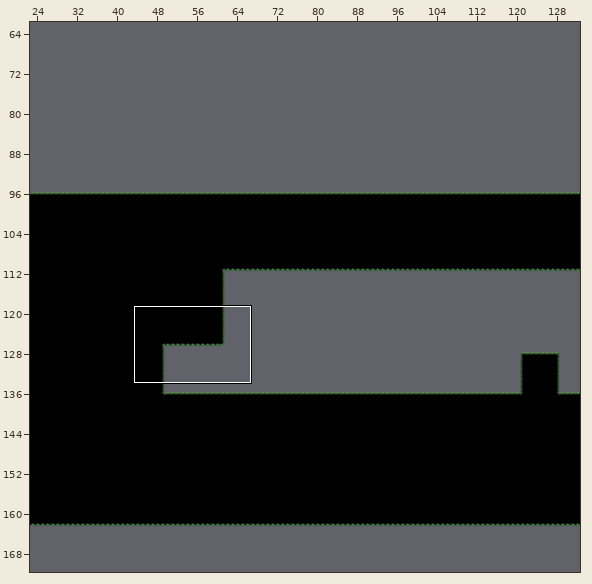
Two versions of a level (Tiled map, Assets/Levels/1-Musgo/Musgo.tmx). The first picture is a wide view before the edit; the outline marks the close-up.
Close-up. First the earlier version:
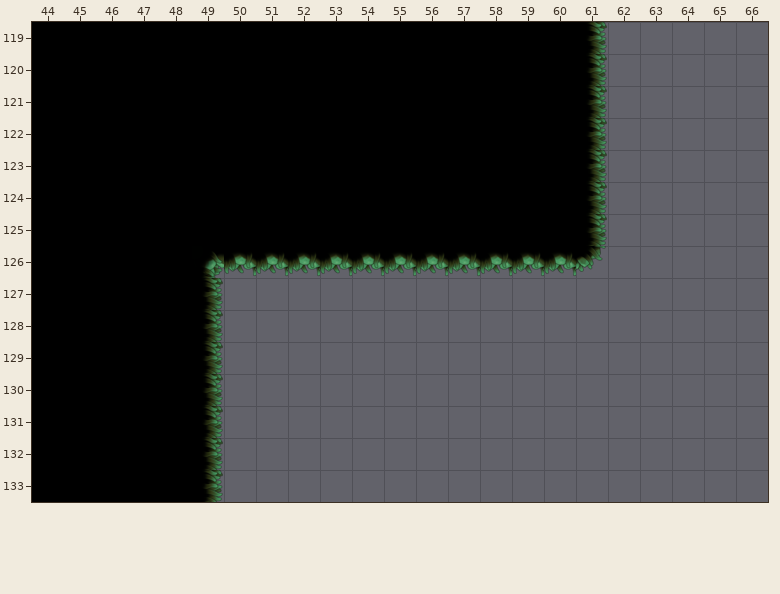
Cells are 32x32 px. Shown: x 44..66, y 119..133.
Once edited:
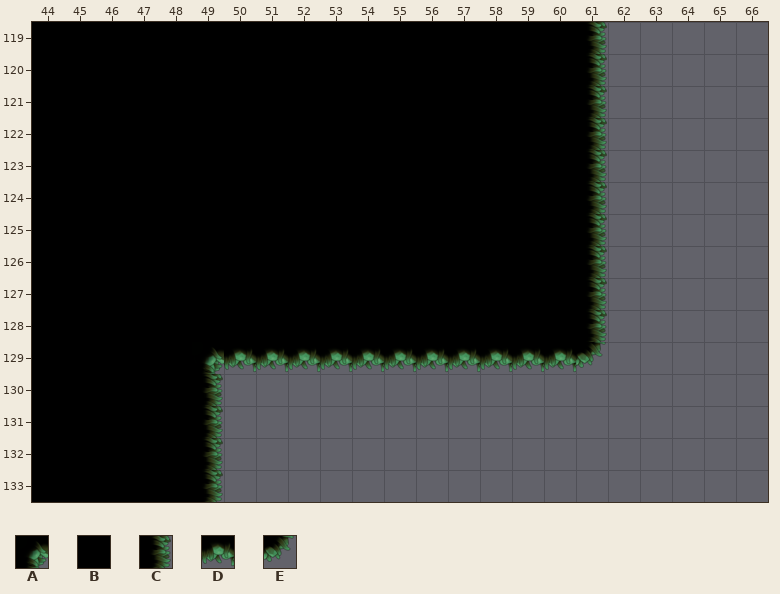
Key: from "Musgo": A 3, B 6, C 7, D 11, E 12.
_ is an empty cell.
Change:
Layer "Camada de Blocos 1":
y 126: x 49..61 ADDDDDDDDDDDE -> BBBBBBBBBBBBC
y 127..128: x 49..61 C____________ -> BBBBBBBBBBBBC
y 129: x 49..61 C____________ -> ADDDDDDDDDDDE
Pixel boxes of the changes (left, top, right, bottom) in both close-ups:
changed: (203, 246, 607, 374)
